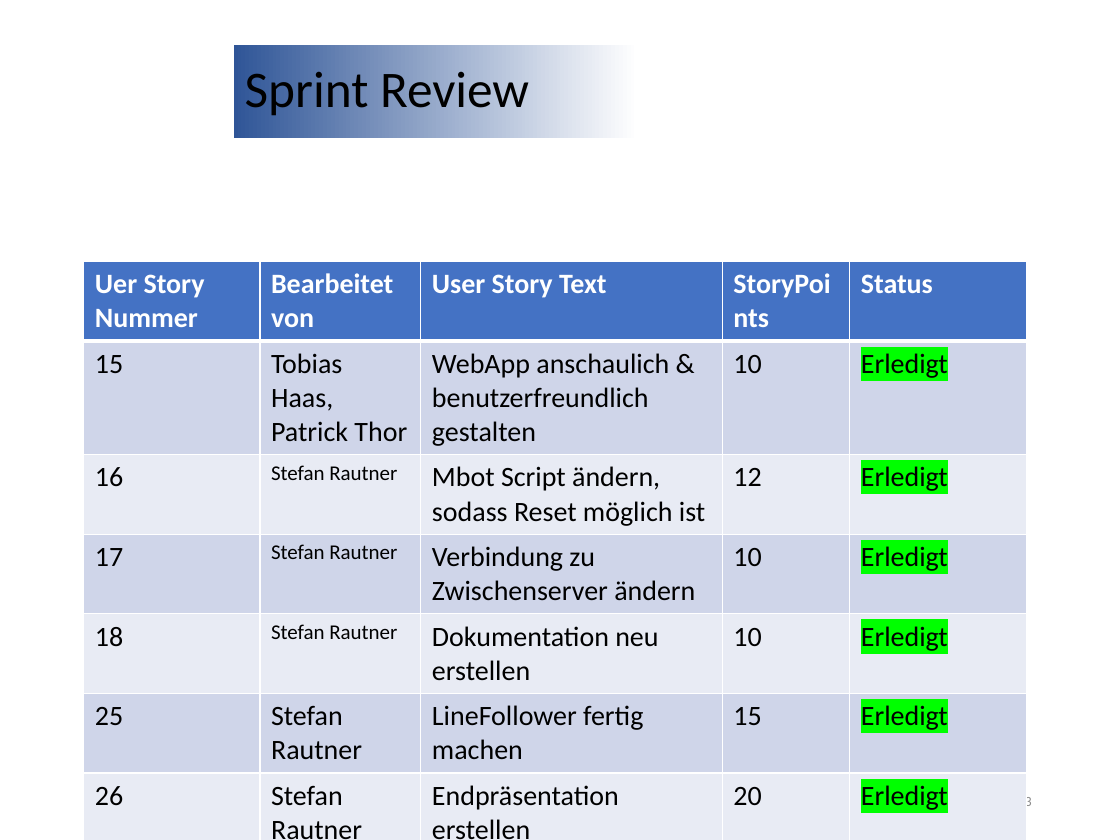
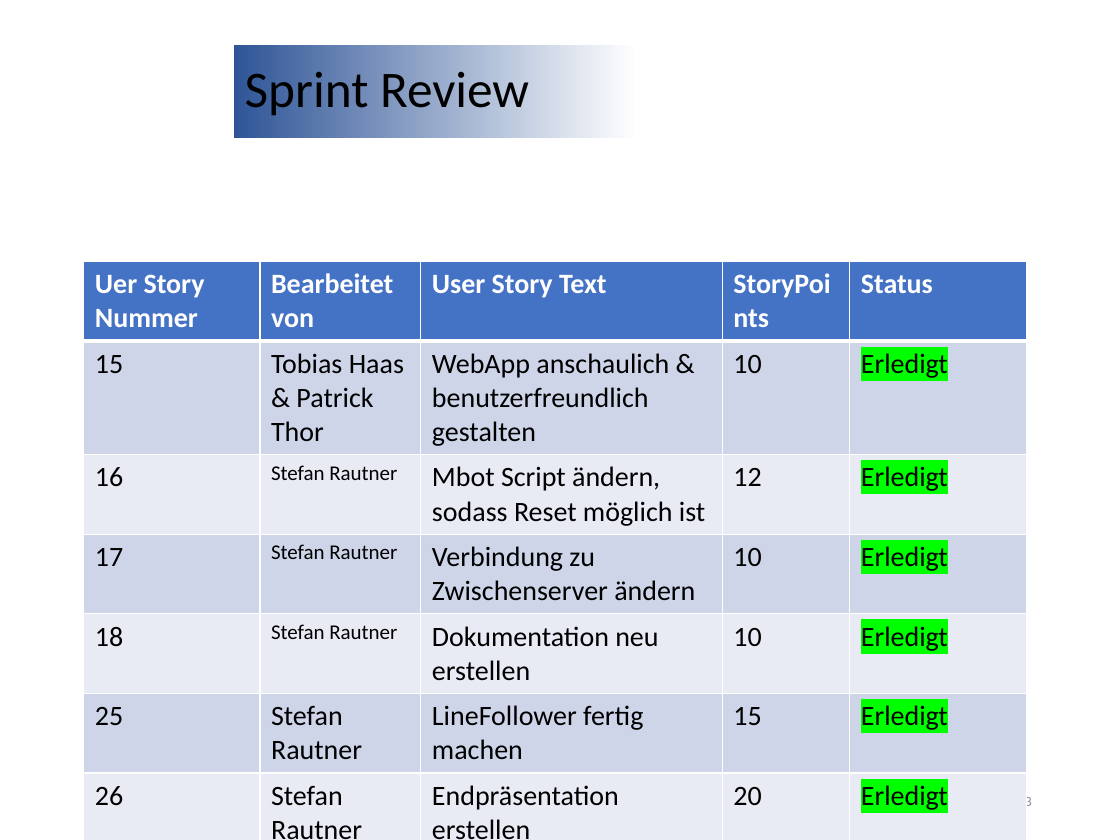
Before and after one commit to Mbot2-Group5/Dokumente, a slide deck: slide 3 of SprintReview-5.pptx. Drawn at 1120x840 pixels with LibreOffice and Linux fonts; fonts in the diff are those of the drawing; background and template pictures are left out. Boxes give left, top, right and bottom in pixels: in the first picture for what was removed or moved away, otherwise in the second. Text is boxed around its words. In the diff, an @@ line names an element or a change of style, - is before the commit and + after.

```diff
--- a/SprintReview-5.pptx
+++ b/SprintReview-5.pptx
@@ table at <box>84,261,1027,840</box> @@
-row 2, column 2: Tobias Haas, Patrick Thor
+row 2, column 2: Tobias Haas & Patrick Thor
```
